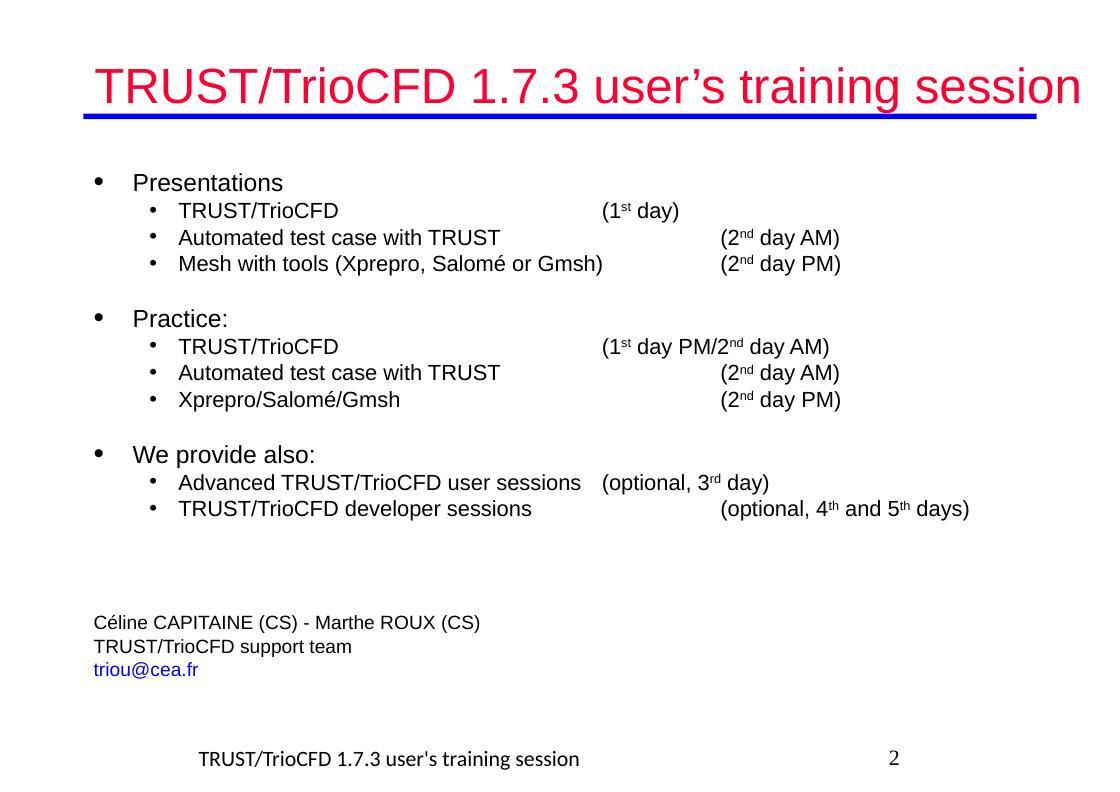
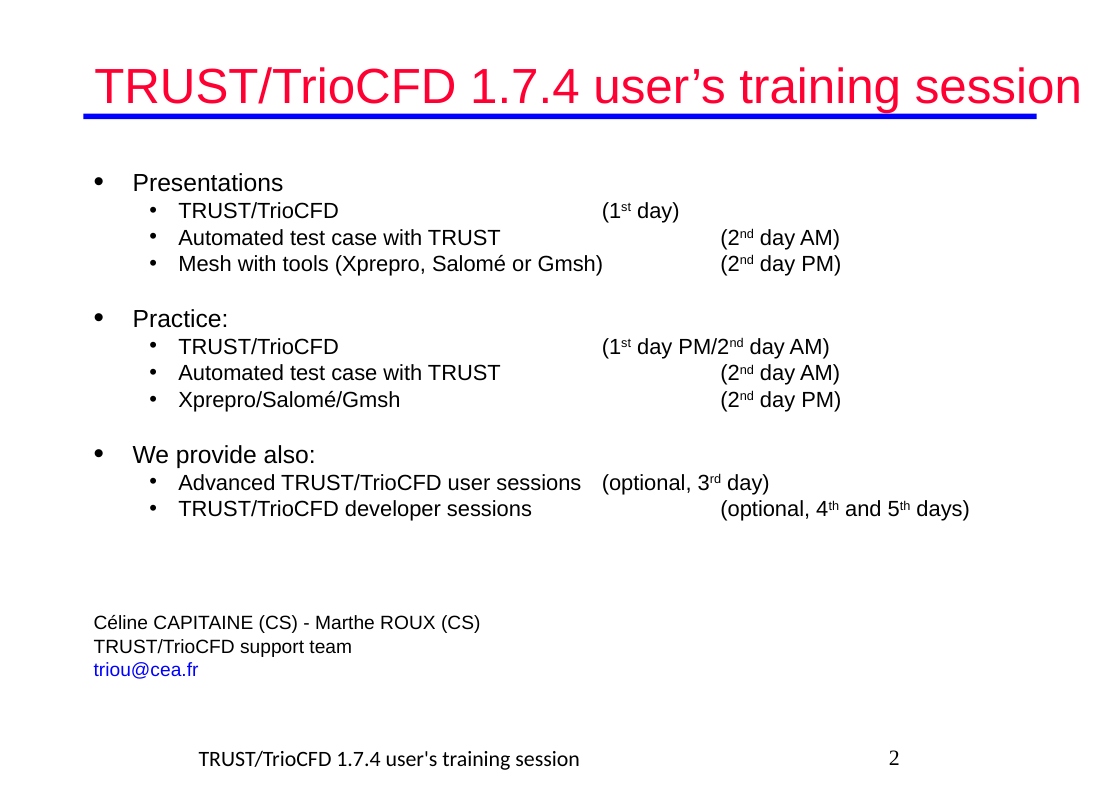
Before and after one commit to cea-trust-platform/trust-code, a slide deck: slide 2 of doc/TRUST/TRUST_and_TrioCFD_presentation.odp. Drawn at 1120x792 pixels with LibreOffice and Linux fonts; fonts in the diff are those of the drawing; background and template pictures are left out. Boxes give left, top, right and bottom in pixels: in the first picture for what was removed or moved away, otherwise in the second. Text is boxed around its words. In the diff, an @@ line names an element or a change of style, - is before the commit and + after.

```diff
--- a/doc/TRUST/TRUST_and_TrioCFD_presentation.odp
+++ b/doc/TRUST/TRUST_and_TrioCFD_presentation.odp
@@ title at [94,67,1082,113]: text changed @@
-TRUST/TrioCFD 1.7.3 user’s training session
+TRUST/TrioCFD 1.7.4 user’s training session
@@ text at [199,750,580,770]: text changed @@
-TRUST/TrioCFD 1.7.3 user's training session
+TRUST/TrioCFD 1.7.4 user's training session
```
Also in this commit, not shown: 168 other slides changed, 7 other files.
